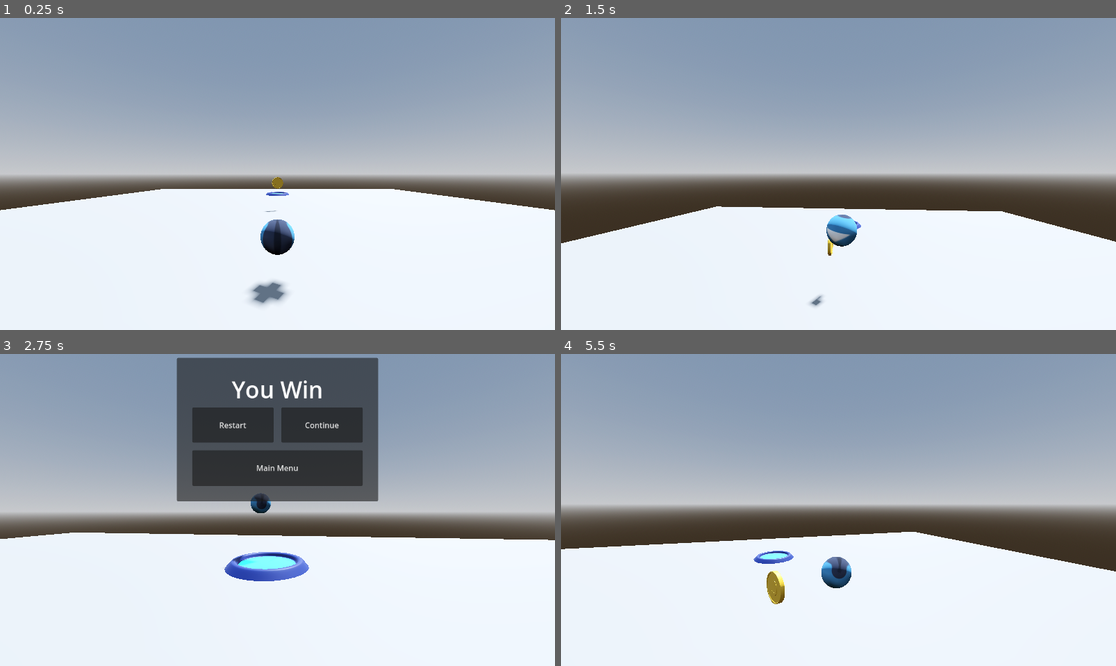
Above: before the commit, frames 1-4 (two rows, left to right).
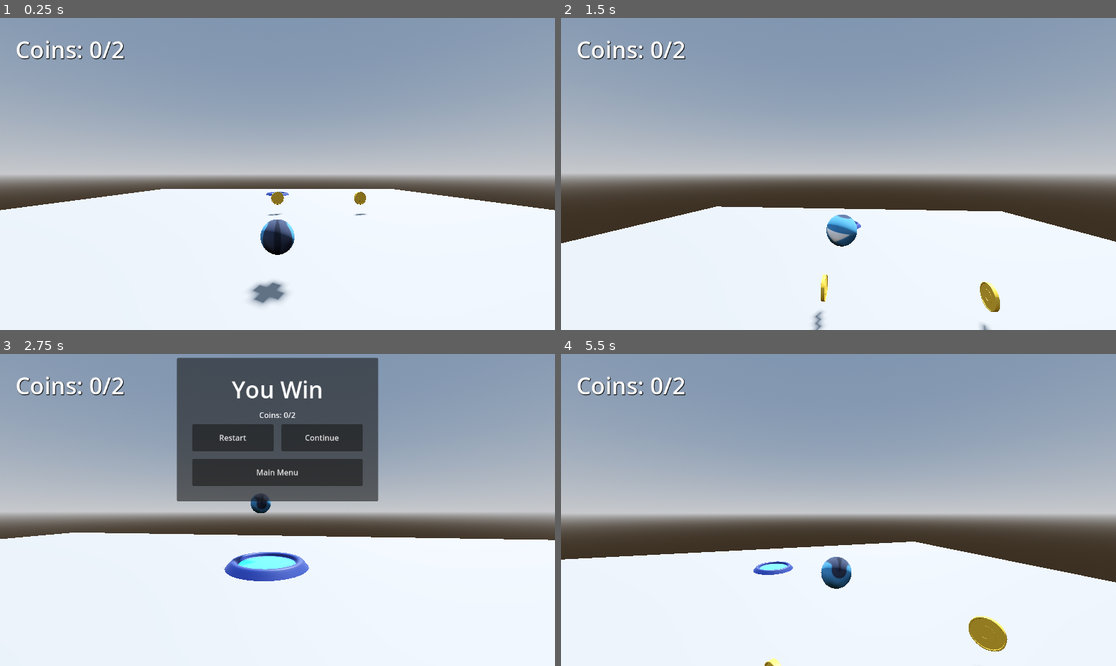
Above: after the commit, the same moments.

Repository: Shuntoon/Marble3D_Project_FIles
Game: Godot game, scene res://Levels/level_1.tscn
Two runs of this game, one before a commit and one after it. Both use one fixed random seed, a clock stepped at 60 frames per second and the inputs below. The engine's default icon, where the game draws it, is replaced by a stand-in: a white triangle on a blue panel in a dark square.
Inputs (mouse positions are in pixels of both pictures, inside the frame that each line leads up to):
- Up to frame 1 (0.25 s): no input
- Up to frame 2 (1.5 s): move the mouse to (866, 174) at 0.52 s; hold W (forward) from 0.53 s (still down); tap Space (jump) at 0.77 s; move the mouse to (810, 174) at 1.27 s
- Up to frame 3 (2.75 s): keep holding W (forward); tap Space (jump) at 1.52 s; move the mouse to (288, 503) at 2.02 s
- Up to frame 4 (5.5 s): release W (forward) at 2.75 s; click "Restart" at 2.75 s; click "Restart" at 3.5 s; move the mouse to (832, 516) at 4.27 s; hold W (forward) from 4.28 s (still down); tap Space (jump) at 4.52, 5.27 s; move the mouse to (877, 513) at 5.02 s

The runs differ from the first frame. In frame 1, 0.7% of the frame differs, in the area x 3-67%, y 7-64%; in frame 2, 1.1%; in frame 3, 3.9%; in frame 4, 12%, in the area x 0-100%, y 7-100%.

Commit message:
Finished Tut 9

Diff:
--- a/GUI/NotificationContainer/notification_container.tscn
+++ b/GUI/NotificationContainer/notification_container.tscn
@@ -13,6 +13,7 @@
 anchor_bottom = 1.0
 grow_horizontal = 2
 grow_vertical = 2
+mouse_filter = 2
 script = ExtResource("1_tqghn")
 
 [node name="MarginContainer" type="MarginContainer" parent="."]
--- /dev/null
+++ b/GUI/PlayerHud/player_hud.gd
@@ -0,0 +1 @@
+extends Control
--- /dev/null
+++ b/GUI/PlayerHud/player_hud.tscn
@@ -0,0 +1,42 @@
+[gd_scene load_steps=3 format=3 uid="uid://dsf3yjbqcr2hx"]
+
+[sub_resource type="GDScript" id="GDScript_jnn3s"]
+script/source = "extends Control
+class_name PlayerHUD
+
+@onready var coins_collected_label: Label = $CoinsCollectedLabel
+
+var level_manager : LevelManager
+
+func _ready() -> void:
+	level_manager = get_tree().get_first_node_in_group(\"level_manager\")
+	level_manager.connect(\"coin_collected\", _on_coin_collected)
+	coins_collected_label.text = \"Coins: %s/%s\" % [level_manager.coins_collected, level_manager.max_coins]
+
+func _on_coin_collected() -> void:
+	coins_collected_label.text = \"Coins: %s/%s\" % [level_manager.coins_collected, level_manager.max_coins]
+"
+
+[sub_resource type="LabelSettings" id="LabelSettings_ciapx"]
+font_size = 48
+shadow_size = 2
+shadow_color = Color(0, 0, 0, 0.917647)
+
+[node name="PlayerHUD" type="Control"]
+layout_mode = 3
+anchors_preset = 15
+anchor_right = 1.0
+anchor_bottom = 1.0
+grow_horizontal = 2
+grow_vertical = 2
+mouse_filter = 2
+script = SubResource("GDScript_jnn3s")
+
+[node name="CoinsCollectedLabel" type="Label" parent="."]
+layout_mode = 0
+offset_left = 32.0
+offset_top = 32.0
+offset_right = 72.0
+offset_bottom = 55.0
+text = "Coins: 1/5"
+label_settings = SubResource("LabelSettings_ciapx")
--- a/GUI/YouWinScreen/you_win_screen.gd
+++ b/GUI/YouWinScreen/you_win_screen.gd
@@ -1,10 +1,12 @@
 extends Control
 class_name YouWinScreen
 
-@onready var level_manager: Node = %LevelManager
+@onready var level_manager: LevelManager
+@onready var coins_collected_label: Label = %CoinsCollectedLabel
 
 
 func _ready() -> void:
+	level_manager = get_tree().get_first_node_in_group("level_manager")
 	level_manager.connect("level_finished", _on_level_finished)
 
 func _on_restart_button_pressed() -> void:
@@ -21,6 +23,8 @@
 
 func _on_level_finished() -> void:
 	visible = true
+	coins_collected_label.text = "Coins: %s/%s" % [level_manager.coins_collected, level_manager.max_coins]
+
 	Input.set_mouse_mode(Input.MOUSE_MODE_VISIBLE)
 
 	var tween = create_tween()
--- a/GUI/YouWinScreen/you_win_screen.tscn
+++ b/GUI/YouWinScreen/you_win_screen.tscn
@@ -37,12 +37,19 @@
 
 [node name="VBoxContainer" type="VBoxContainer" parent="PanelContainer/MarginContainer"]
 layout_mode = 2
+theme_override_constants/separation = 8
 
 [node name="YouWinLabel" type="Label" parent="PanelContainer/MarginContainer/VBoxContainer"]
 layout_mode = 2
 text = "You Win"
 label_settings = SubResource("LabelSettings_ispe7")
 horizontal_alignment = 1
+
+[node name="CoinsCollectedLabel" type="Label" parent="PanelContainer/MarginContainer/VBoxContainer"]
+unique_name_in_owner = true
+layout_mode = 2
+size_flags_horizontal = 4
+text = "Coins: 1/5"
 
 [node name="VBoxContainer" type="VBoxContainer" parent="PanelContainer/MarginContainer/VBoxContainer"]
 layout_mode = 2
--- a/Levels/level_1.tscn
+++ b/Levels/level_1.tscn
@@ -8,6 +8,7 @@
 [ext_resource type="PackedScene" uid="uid://duv6tk13a156o" path="res://Objects/DeathArea/death_area.tscn" id="4_c7v82"]
 [ext_resource type="PackedScene" uid="uid://edx7hn7q6wh7" path="res://Objects/Checkpoint/checkpoint.tscn" id="5_smqo5"]
 [ext_resource type="PackedScene" uid="uid://ddku4y1uu4sjk" path="res://GUI/NotificationContainer/notification_container.tscn" id="7_lxb2m"]
+[ext_resource type="PackedScene" uid="uid://dsf3yjbqcr2hx" path="res://GUI/PlayerHud/player_hud.tscn" id="9_mqhbe"]
 
 [sub_resource type="ProceduralSkyMaterial" id="ProceduralSkyMaterial_xm8n4"]
 sky_horizon_color = Color(0.64625, 0.65575, 0.67075, 1)
@@ -48,11 +49,6 @@
 unique_name_in_owner = true
 transform = Transform3D(1, 0, 0, 0, 1, 0, 0, 0, 1, 0, 0.628504, 0)
 
-[node name="CoinCollection" type="Node3D" parent="Environment"]
-
-[node name="Coin" parent="Environment/CoinCollection" instance=ExtResource("3_epqc5")]
-transform = Transform3D(1, 0, 0, 0, 1, 0, 0, 0, 1, 0, 0.644823, -3.1379)
-
 [node name="FinishPoint" parent="Environment" instance=ExtResource("2_i4n55")]
 transform = Transform3D(1, 0, 0, 0, 1, 0, 0, 0, 1, 0, 0, -6.4653)
 
@@ -67,6 +63,15 @@
 [node name="Checkpoint" parent="Environment/Checkpoints" instance=ExtResource("5_smqo5")]
 transform = Transform3D(1, 0, 0, 0, 1, 0, 0, 0, 1, 0, 0, 6.0037)
 
+[node name="Coins" type="Node3D" parent="Environment"]
+unique_name_in_owner = true
+
+[node name="Coin" parent="Environment/Coins" instance=ExtResource("3_epqc5")]
+transform = Transform3D(1, 0, 0, 0, 1, 0, 0, 0, 1, 0, 0.356581, -2.64162)
+
+[node name="Coin2" parent="Environment/Coins" instance=ExtResource("3_epqc5")]
+transform = Transform3D(1, 0, 0, 0, 1, 0, 0, 0, 1, 1.68257, 0.356581, -2.64162)
+
 [node name="CanvasLayer" type="CanvasLayer" parent="."]
 
 [node name="YouWinScreen" parent="CanvasLayer" instance=ExtResource("3_v8hvd")]
@@ -75,7 +80,10 @@
 [node name="NotificationContainer" parent="CanvasLayer" instance=ExtResource("7_lxb2m")]
 visible = false
 
+[node name="PlayerHUD" parent="CanvasLayer" instance=ExtResource("9_mqhbe")]
+
 [connection signal="checkpoint_reached" from="LevelManager" to="LevelManager" method="_on_checkpoint_reached"]
 [connection signal="checkpoint_reached" from="LevelManager" to="CanvasLayer/NotificationContainer" method="_on_level_manager_checkpoint_reached"]
+[connection signal="coin_collected" from="LevelManager" to="LevelManager" method="_on_coin_collected"]
 
 [editable path="Environment/DeathArea"]
--- a/Objects/LevelManager/level_manager.gd
+++ b/Objects/LevelManager/level_manager.gd
@@ -3,14 +3,25 @@
 
 signal level_finished
 signal checkpoint_reached(position : Vector3)
+signal coin_collected
 
 var spawn_location : Vector3
+var coins_collected : int = 0
+var max_coins : int
+
 @onready var player: Node3D = %Player
+@onready var coins: Node3D = %Coins
 
 func _ready() -> void:
+	max_coins = coins.get_child_count()
 	spawn_location = player.global_position
 
 
 func _on_checkpoint_reached(position) -> void:
 	spawn_location = position
 	pass # Replace with function body.
+
+
+func _on_coin_collected() -> void:
+	coins_collected += 1
+	pass # Replace with function body.
Not shown: 1 places in Levels/level_1.tscn that only renumber resources
